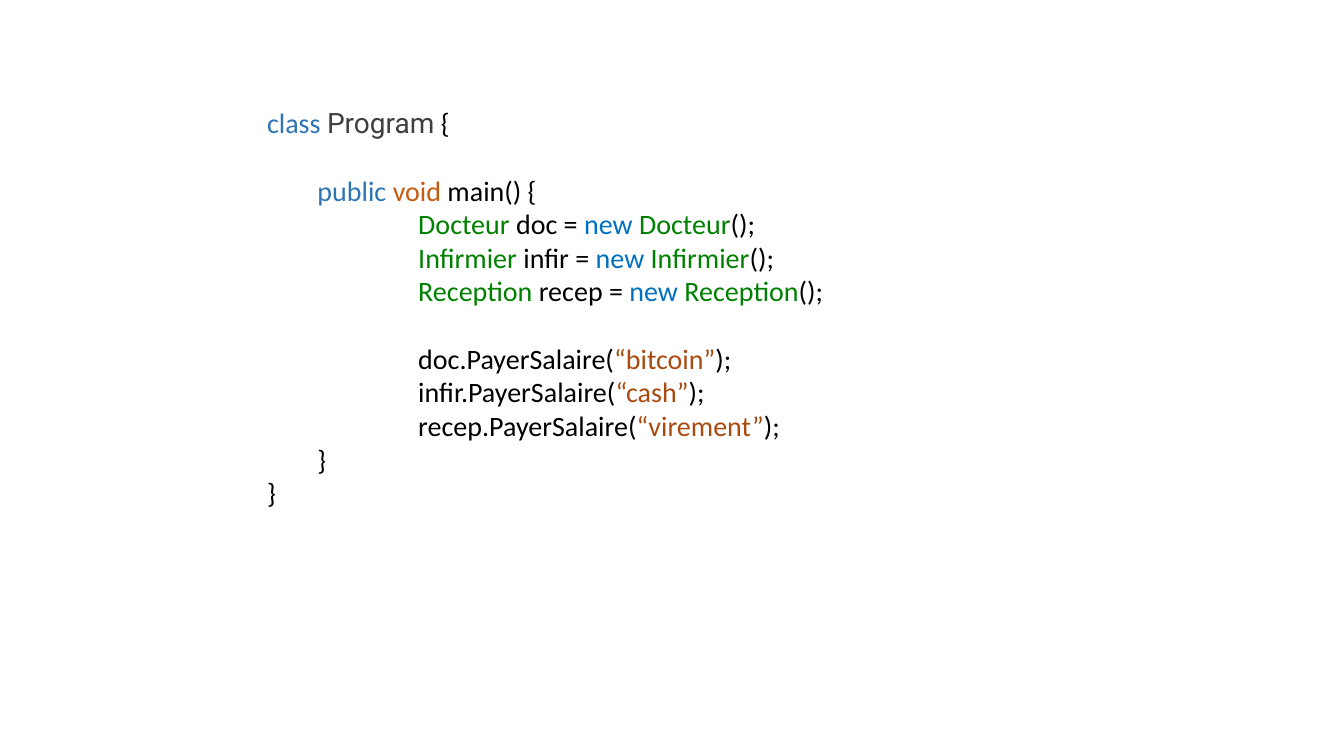
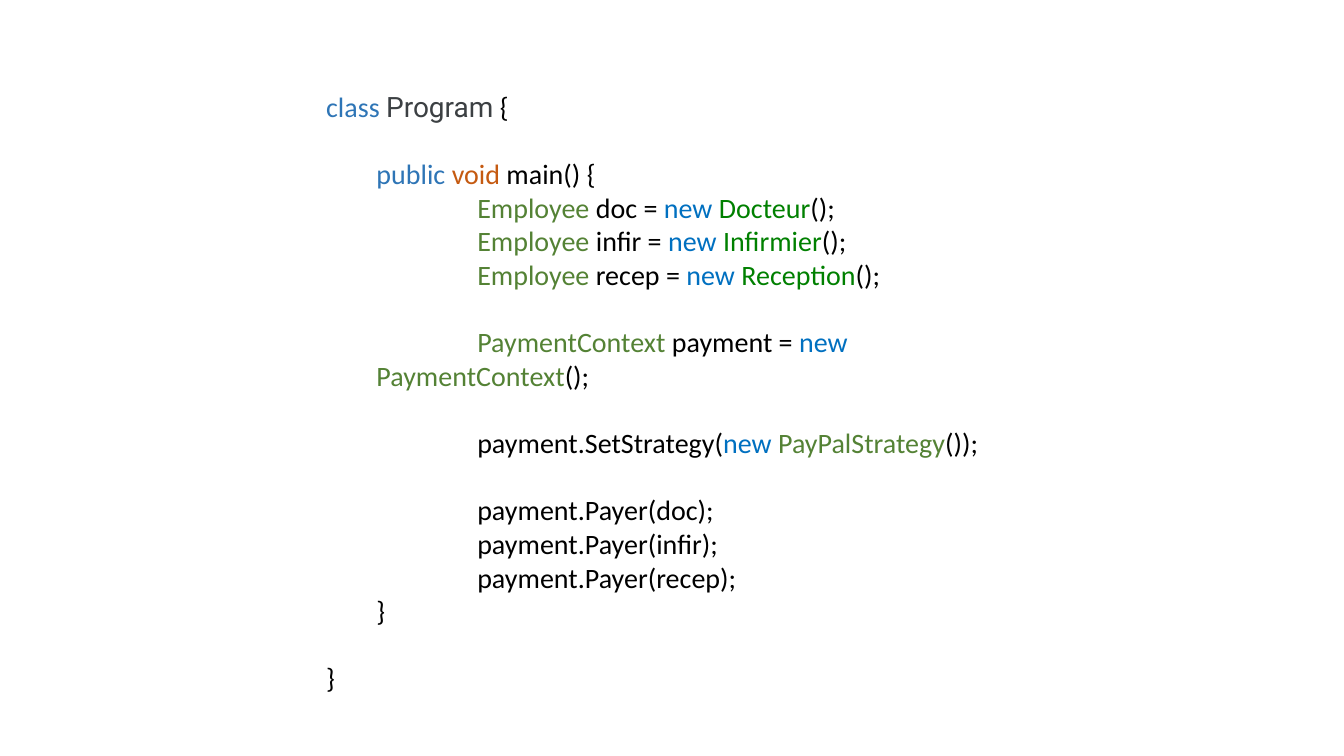
Before and after one commit to yassine-klilich/design-patterns, a slide deck: slide 64 of Presentation/Presentation DP.pptx (slide 38 before the commit). Drawn at 1344x756 pixels with LibreOffice and Linux fonts; fonts in the diff are those of the drawing. Boxes give left, top, right and bottom in pixels: in the first picture for what was removed or moved away, otherwise in the second. Text is boxed around its words. In the diff, an @@ line names an element or a change of style, - is before the commit and + after.

Commit message:
- Added Strategy DP to the presentation

```diff
--- a/Presentation/Presentation DP.pptx
+++ b/Presentation/Presentation DP.pptx
@@ text "class Program {": place and size @@
-text "class Program {" at (267, 113, 823, 441)
+text "class Program {" at (326, 97, 978, 593)
@@ text at (376, 197, 978, 593): text changed @@
-  Docteur doc = new Docteur();
-  Infirmier infir = new Infirmier();
-  Reception recep = new Reception();
-  doc.PayerSalaire(“bitcoin”);
-  infir.PayerSalaire(“cash”);
-  recep.PayerSalaire(“virement”);
+  Employee doc = new Docteur();
+  Employee infir = new Infirmier();
+  Employee recep = new Reception();
+  PaymentContext payment = new PaymentContext();
+  payment.SetStrategy(new PayPalStrategy());
+  payment.Payer(doc);
+  payment.Payer(infir);
+  payment.Payer(recep);
```
Also in this commit, not shown: 20 other slides changed, 39 slides added, 11 slides removed, 25 other files.
